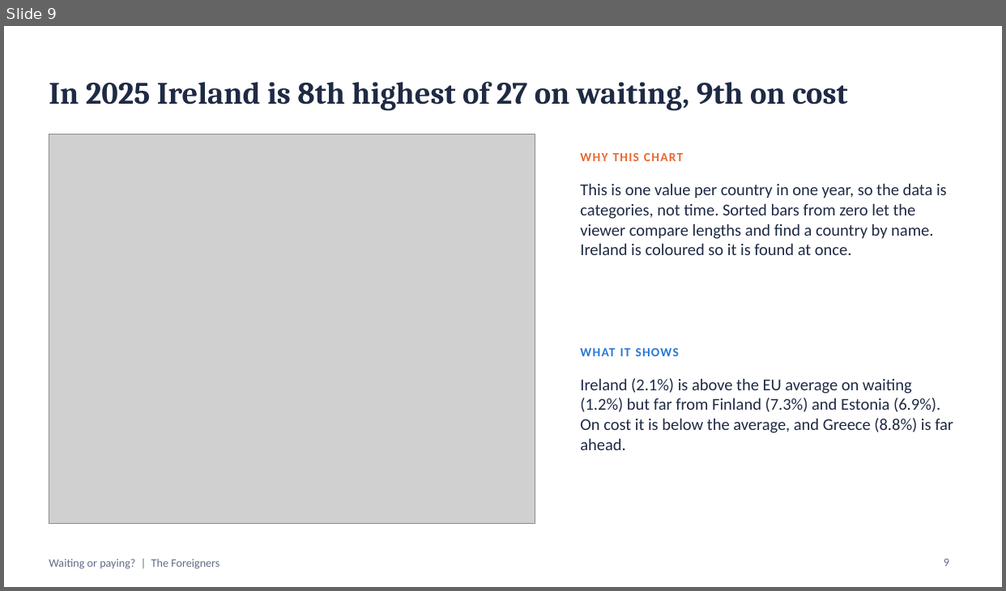
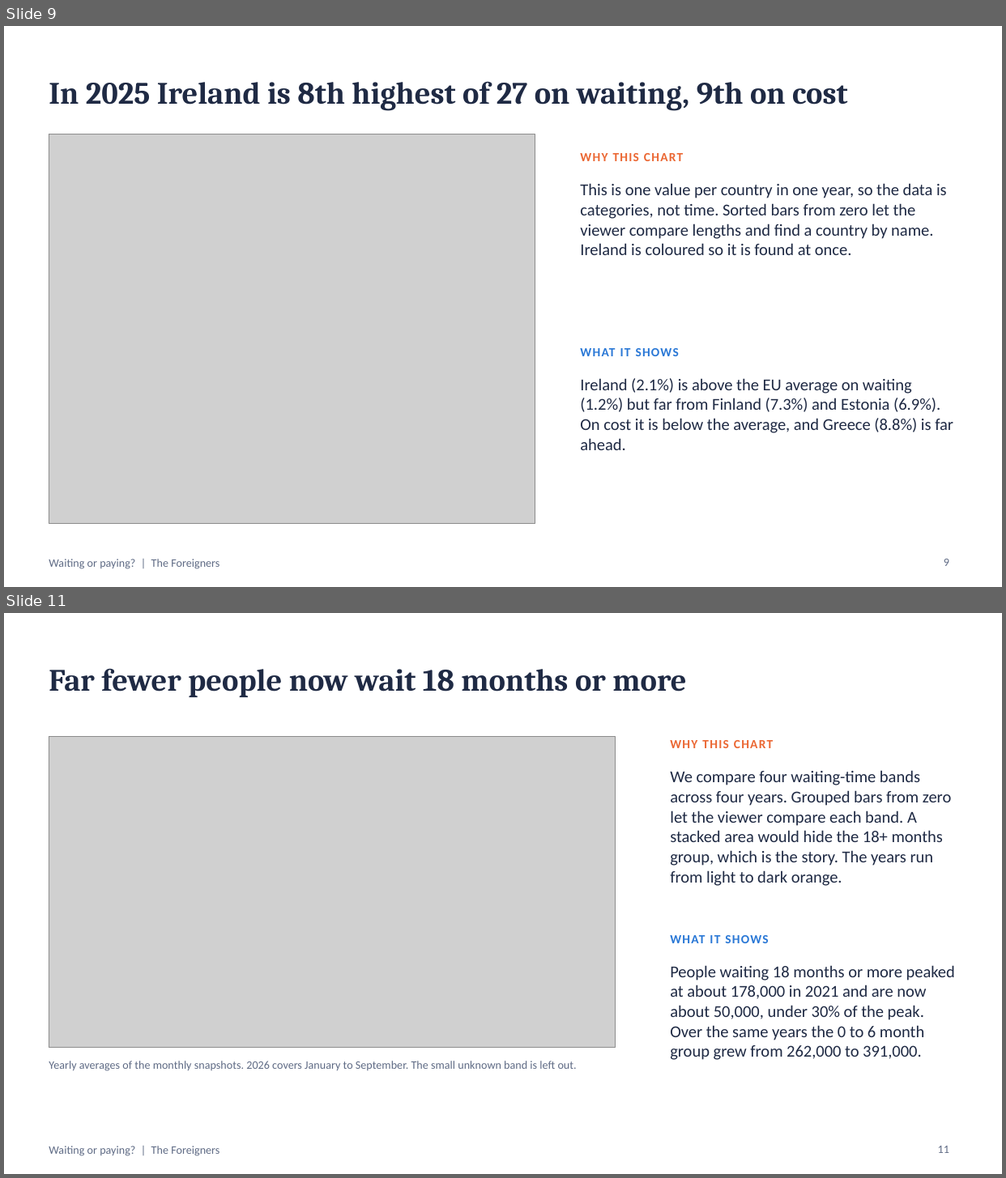
Before and after one commit to Jupiterium/ie-healthcare-access-dataviz, a slide deck: ad hoc submissions/Group Presentation - Waiting or Paying (The Foreigners).pptx. Shown one above the other, each under a label of ours: slide 9 before the commit, slides 9 and 11 after it; the slides between them are not shown. The pictures are 1006x591 and 1006x1178 pixels, drawn with LibreOffice and Linux fonts; fonts in the diff are those of the drawing; grey boxes stand for pictures. Boxes give left, top, right and bottom in pixels: in the first picture for what was removed or moved away, otherwise in the second. Text is boxed around its words. In the diff, an @@ line names an element or a change of style, - is before the commit and + after.

Commit message:
Align charts 3a and 3b with the other charts
Waiting list over time and how long people wait
edit presentation powerpoint

```diff
--- a/ad hoc submissions/Group Presentation - Waiting or Paying (The Foreigners).pptx
+++ b/ad hoc submissions/Group Presentation - Waiting or Paying (The Foreigners).pptx
@@ slide 11 added at (x1=4, y1=613, x2=1002, y2=1174), background #FFFFFF; not listed: 1 template element that a slide beside it also shows @@
@@ title added at (x1=49, y1=668, x2=686, y2=697), 30 pt, text #1F2A44, bold @@
+Far fewer people now wait 18 months or more
@@ picture added at (x1=49, y1=736, x2=615, y2=1048) @@
@@ text added at (x1=670, y1=740, x2=773, y2=748), 12 pt, text #EB6834, bold @@
+WHY THIS CHART
@@ text added at (x1=670, y1=770, x2=951, y2=886), 16 pt, text #1F2A44 @@
+We compare four waiting-time bands across four years. Grouped bars from zero let the viewer compare each band. A stacked area would hide the 18+ months group, which is the story. The years run from light to dark orange.
@@ text added at (x1=670, y1=935, x2=768, y2=943), 12 pt, text #2A78D6, bold @@
+WHAT IT SHOWS
@@ text added at (x1=670, y1=965, x2=955, y2=1060), 16 pt, text #1F2A44 @@
+People waiting 18 months or more peaked at about 178,000 in 2021 and are now about 50,000, under 30% of the peak. Over the same years the 0 to 6 month group grew from 262,000 to 391,000.
@@ text added at (x1=49, y1=1061, x2=577, y2=1071), 11 pt, text #5F6B85 @@
+Yearly averages of the monthly snapshots. 2026 covers January to September. The small unknown band is left out.
@@ page number added at (x1=938, y1=1146, x2=949, y2=1153), 11 pt, text #5F6B85 @@
+11
```
Also in this commit, not shown: 2 other slides added, 6 other files.
